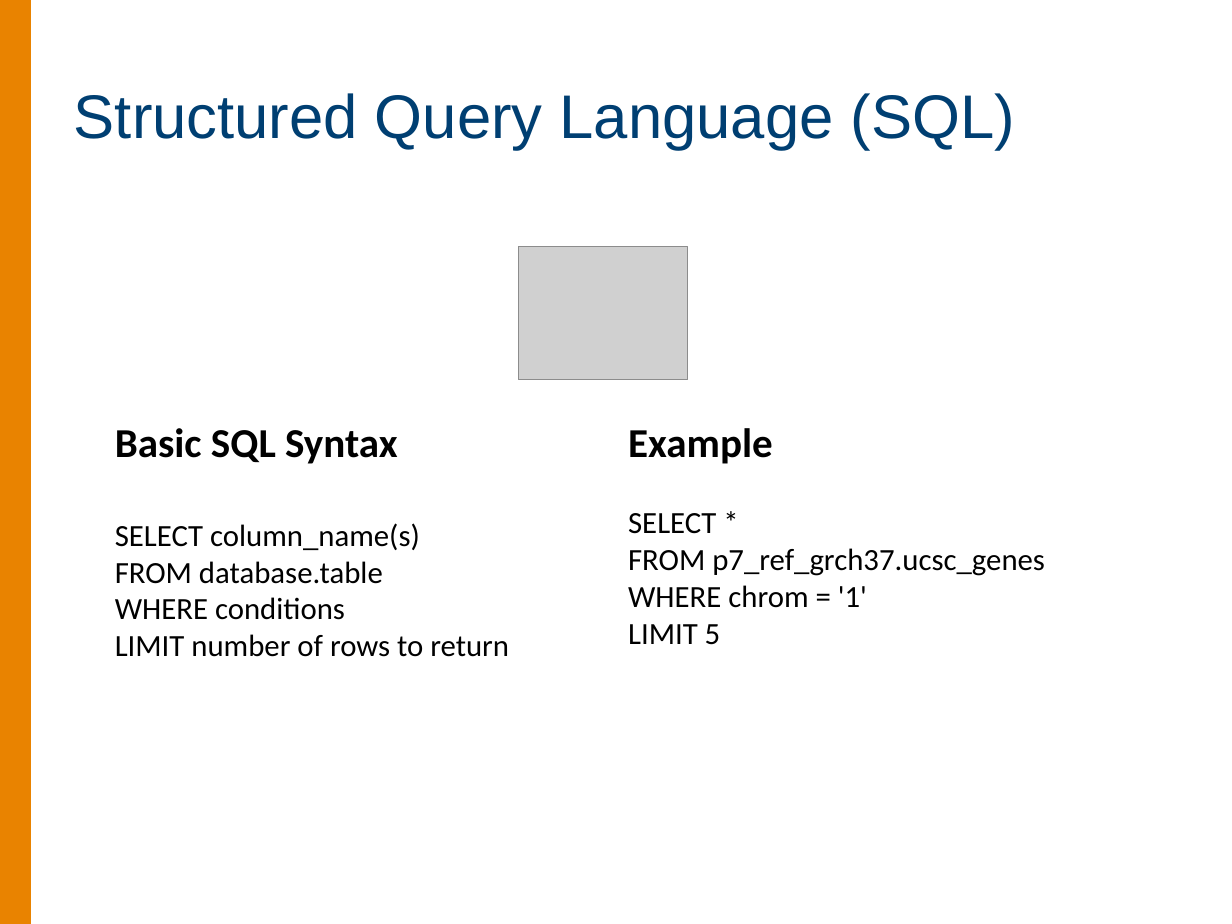
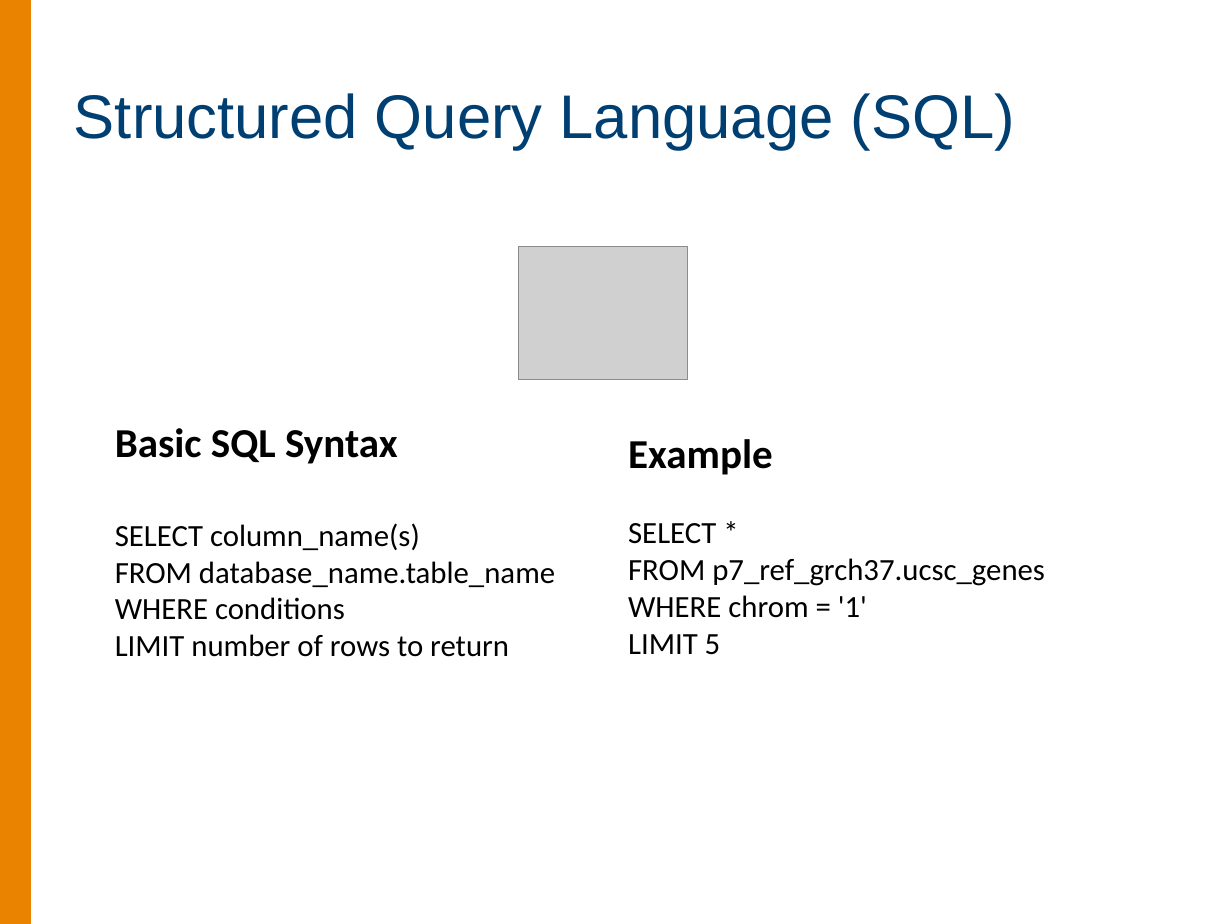
Before and after one commit to summerela/impala_scripts, a slide deck: slide 29 of training/ITMI_Impala_Training_2015.pptx (slide 28 before the commit). Drawn at 1232x924 pixels with LibreOffice and Linux fonts; fonts in the diff are those of the drawing; grey boxes stand for pictures; background and template pictures are left out. Boxes give left, top, right and bottom in pixels: in the first picture for what was removed or moved away, otherwise in the second. Text is boxed around its words. In the diff, an @@ line names an element or a change of style, - is before the commit and + after.

Commit message:
updating directory structure

```diff
--- a/training/ITMI_Impala_Training_2015.pptx
+++ b/training/ITMI_Impala_Training_2015.pptx
@@ text "Example": place and size @@
-text "Example" at (628,428,1045,645)
+text "Example" at (628,439,1045,655)
@@ text at (115,561,555,587): text changed @@
-FROM database.table
+FROM database_name.table_name
```
Also in this commit, not shown: 6 other slides changed, 5 slides added, 5 slides removed, 4 other files.
